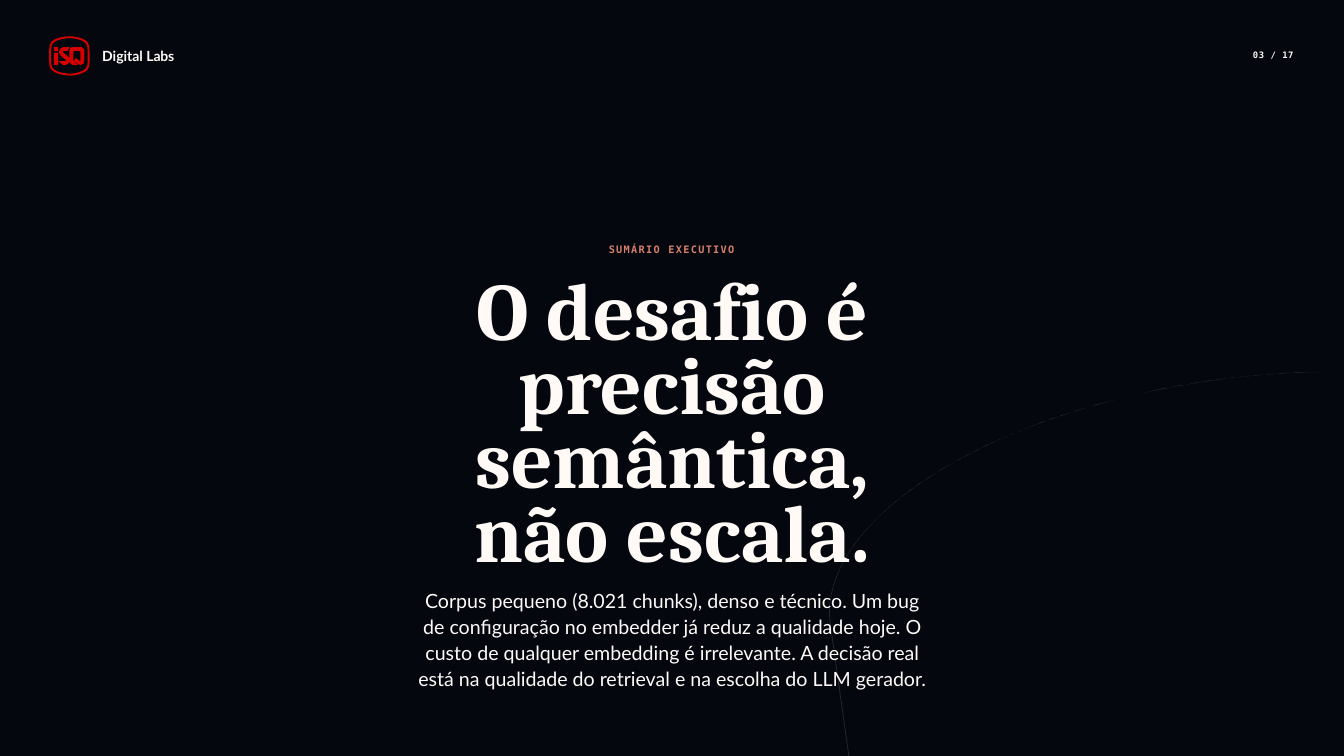
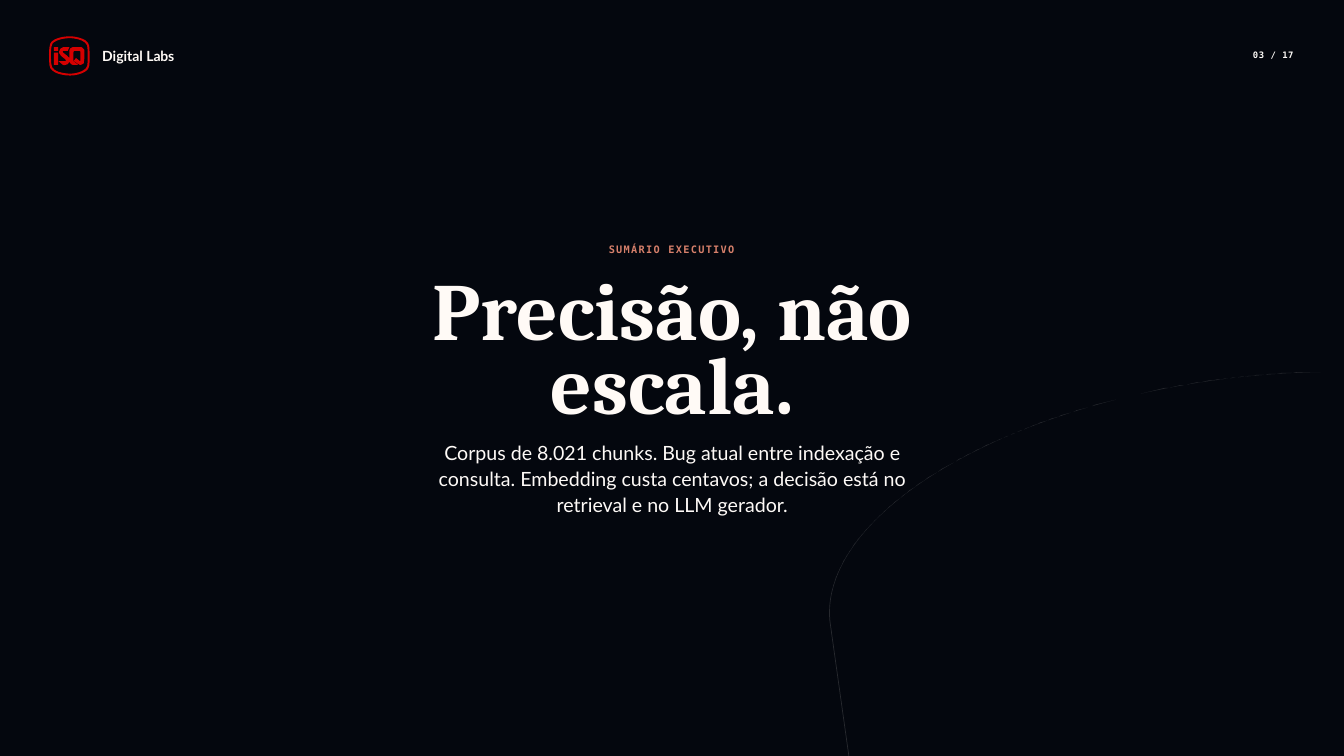
Before and after one commit to dropeko/rag-personal, a slide deck: slide 3 of references/Apresentacao_RAG_2026-06-01.pptx. Drawn at 1344x756 pixels with LibreOffice and Linux fonts; fonts in the diff are those of the drawing. Boxes give left, top, right and bottom in pixels: in the first picture for what was removed or moved away, otherwise in the second. Text is boxed around its words. In the diff, an @@ line names an element or a change of style, - is before the commit and + after.

```diff
--- a/references/Apresentacao_RAG_2026-06-01.pptx
+++ b/references/Apresentacao_RAG_2026-06-01.pptx
@@ text at <box>433,283,912,516</box>: text changed @@
-O desafio é precisão semântica, não escala.
-Corpus pequeno (8.021 chunks), denso e técnico. Um bug de configuração no embedder já reduz a qualidade hoje. O custo de qualquer embedding é irrelevante. A decisão real está na qualidade do retrieval e na escolha do LLM gerador.
+Precisão, não escala.
+Corpus de 8.021 chunks. Bug atual entre indexação e consulta. Embedding custa centavos; a decisão está no retrieval e no LLM gerador.
```
Also in this commit, not shown: 16 other slides changed, 1 other file.
